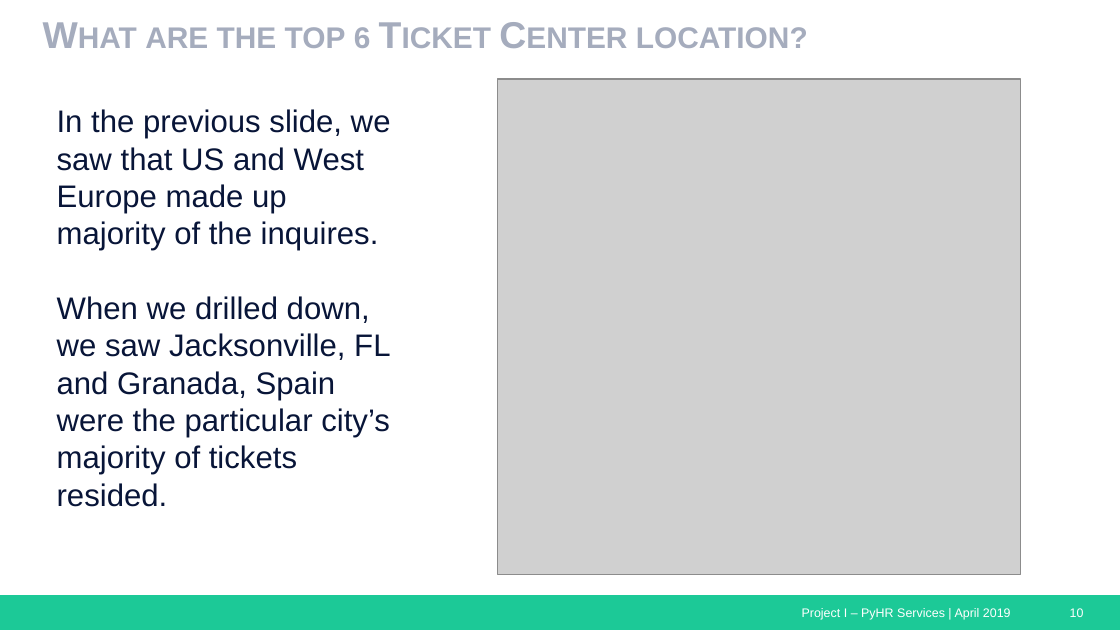
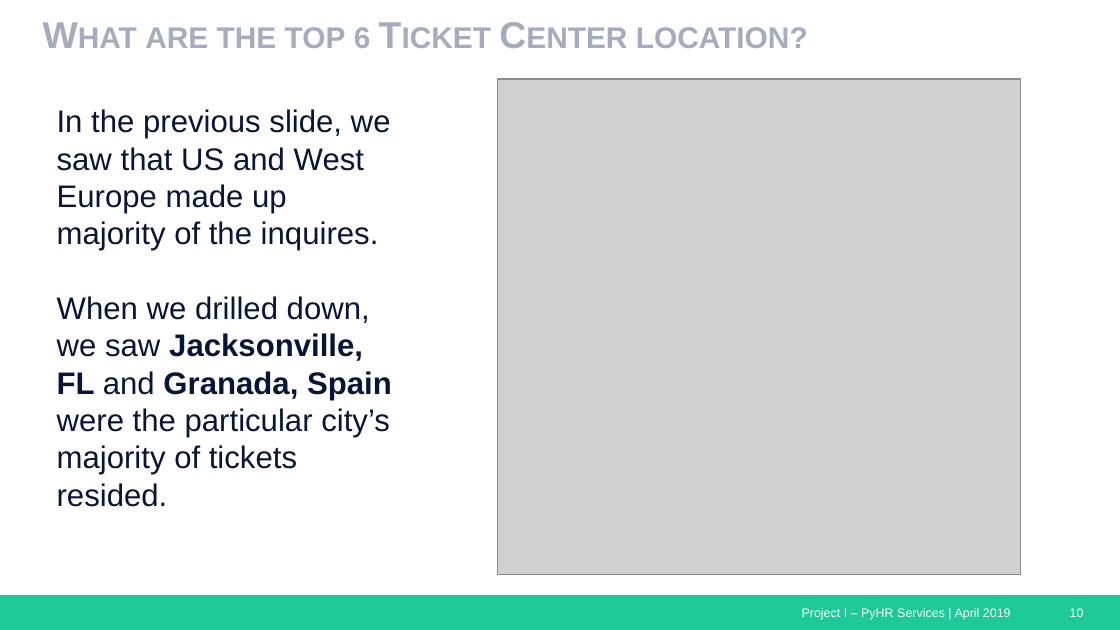
Before and after one commit to jvbonini/Project-I, a slide deck: slide 10 of Presentation/HRServices_Presentation_Master_v3.pptx. Drawn at 1120x630 pixels with LibreOffice and Linux fonts; fonts in the diff are those of the drawing; grey boxes stand for pictures. Boxes give left, top, right and bottom in pixels: in the first picture for what was removed or moved away, otherwise in the second. Text is boxed around its words. In the diff, an @@ line names an element or a change of style, - is before the commit and + after.

```diff
--- a/Presentation/HRServices_Presentation_Master_v3.pptx
+++ b/Presentation/HRServices_Presentation_Master_v3.pptx
@@ text at box(57, 296, 392, 507): bold on in "Jacksonville, FL Granada, Spain" @@
```
Also in this commit, not shown: 1 other slide changed.
